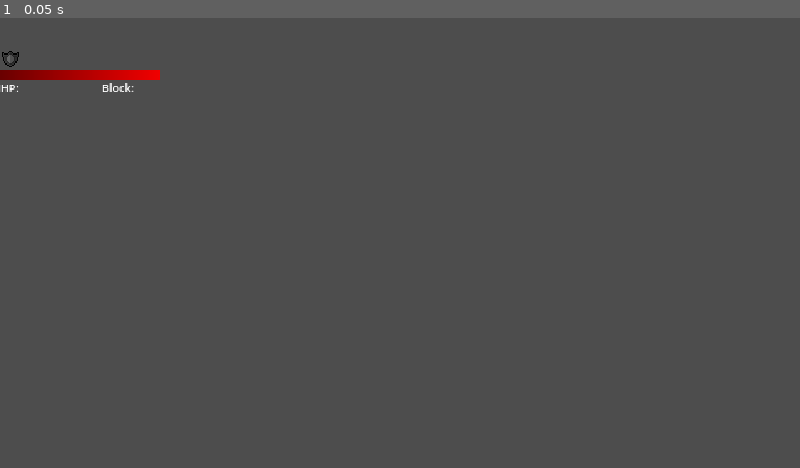
Above: before the commit, frame 1.
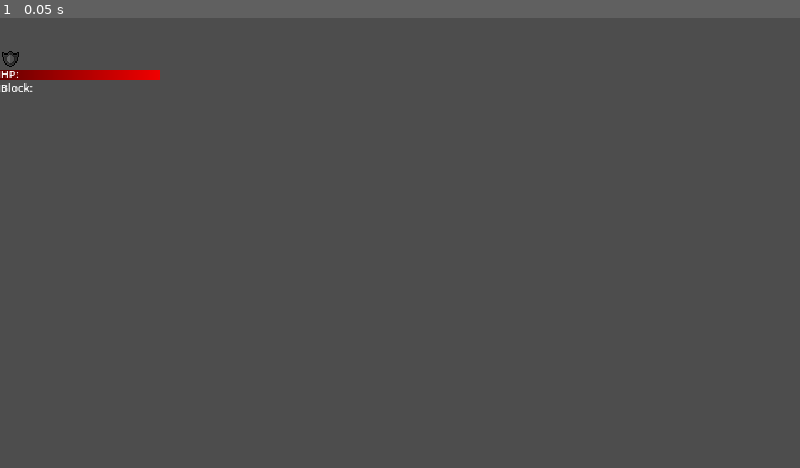
Above: after the commit, the same moment.

Repository: Morph1s/Psychopompos
Game: Godot game, scene res://scenes/ui/enemy_hud.tscn
Two runs of this game, one before a commit and one after it. Both use one fixed random seed, a clock stepped at 60 frames per second and the inputs below. This scene is started directly instead of the project's main scene.
Inputs:
- Up to frame 1 (0.05 s): no input

The runs differ from the first frame. In frame 1, 0.1% of the frame differs, in the area x 0-17%, y 11-17%.

Commit message:
feat: Player Hud added player hud with placeholder energy bar

Diff:
--- a/scenes/ui/enemy_hud.tscn
+++ b/scenes/ui/enemy_hud.tscn
@@ -1,11 +1,19 @@
 [gd_scene load_steps=4 format=3 uid="uid://djragsajdg5xq"]
 
 [ext_resource type="PackedScene" uid="uid://qm4xvb6vqwt6" path="res://scenes/ui/entity_hud.tscn" id="1_n2lff"]
-[ext_resource type="Script" uid="uid://bxuhfcqhnwde" path="res://scenes/ui/enemy_hud.gd" id="2_84853"]
+[ext_resource type="Script" uid="uid://bxuhfcqhnwde" path="res://scripts/ui/enemy_hud.gd" id="2_84853"]
 [ext_resource type="Texture2D" uid="uid://bl1fisqld1jpr" path="res://assets/graphics/ui/placeholder_intent_block.png" id="3_aiwmg"]
 
 [node name="EnemyHud" instance=ExtResource("1_n2lff")]
 script = ExtResource("2_84853")
+
+[node name="BlockLabel" parent="." index="1"]
+offset_left = 0.0
+offset_right = 47.0
+
+[node name="HpLabel" parent="." index="2"]
+offset_top = -3.0
+offset_bottom = 10.0
 
 [node name="IntentIndicator" type="TextureRect" parent="." index="3"]
 layout_mode = 0
--- a/scenes/ui/entity_hud.tscn
+++ b/scenes/ui/entity_hud.tscn
@@ -33,17 +33,16 @@
 
 [node name="BlockLabel" type="Label" parent="."]
 layout_mode = 0
-offset_left = 81.0
 offset_top = 8.0
-offset_right = 128.0
+offset_right = 47.0
 offset_bottom = 21.0
 text = "Block:"
 label_settings = SubResource("LabelSettings_cu66s")
 
 [node name="HpLabel" type="Label" parent="."]
 layout_mode = 0
-offset_top = 8.0
+offset_top = -3.0
 offset_right = 40.0
-offset_bottom = 21.0
+offset_bottom = 10.0
 text = "HP:"
 label_settings = SubResource("LabelSettings_yp36h")
--- /dev/null
+++ b/scenes/ui/player_hud.tscn
@@ -0,0 +1,23 @@
+[gd_scene load_steps=5 format=3 uid="uid://bye227bai3ofb"]
+
+[ext_resource type="PackedScene" uid="uid://qm4xvb6vqwt6" path="res://scenes/ui/entity_hud.tscn" id="1_e6e0b"]
+[ext_resource type="Script" uid="uid://75rbvg66ls2v" path="res://scripts/ui/player_hud.gd" id="2_31ty4"]
+
+[sub_resource type="Gradient" id="Gradient_31ty4"]
+colors = PackedColorArray(1.44392e-07, 0.246031, 0.515232, 1, 0.173203, 0.511429, 0.931974, 1)
+
+[sub_resource type="GradientTexture2D" id="GradientTexture2D_u16pa"]
+gradient = SubResource("Gradient_31ty4")
+width = 128
+height = 8
+
+[node name="PlayerHud" instance=ExtResource("1_e6e0b")]
+script = ExtResource("2_31ty4")
+
+[node name="EnergyBar" type="TextureProgressBar" parent="." index="3"]
+layout_mode = 0
+offset_top = -12.0
+offset_right = 128.0
+offset_bottom = -4.0
+value = 100.0
+texture_progress = SubResource("GradientTexture2D_u16pa")
--- /dev/null
+++ b/scripts/ui/player_hud.gd
@@ -0,0 +1,2 @@
+class_name PlayerHud
+extends EntityHud
Not shown, added: assets/graphics/ui/default_cursor.png.import
Not shown, added: assets/graphics/ui/icon_battle.png.import
Not shown, added: assets/graphics/ui/icon_campfire.png.import
Not shown, added: assets/graphics/ui/icon_randomEncounter.png.import
Not shown, added: assets/graphics/ui/icon_shop.png.import
Not shown, added: assets/graphics/ui/lockOn_cursor.png.import
Not shown, added: assets/graphics/ui/map_sheet.png.import
Not shown, added: assets/graphics/ui/unaimed_cursor.png.import
Not shown, added: scripts/ui/player_hud.gd.uid
